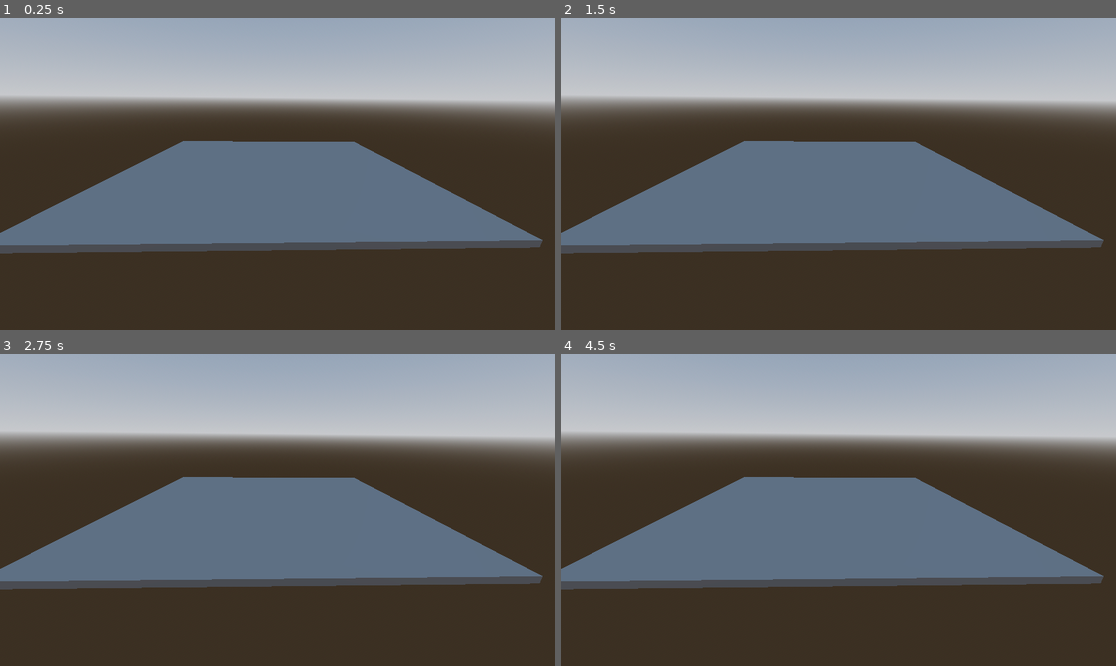
Above: before the commit, frames 1-4 (two rows, left to right).
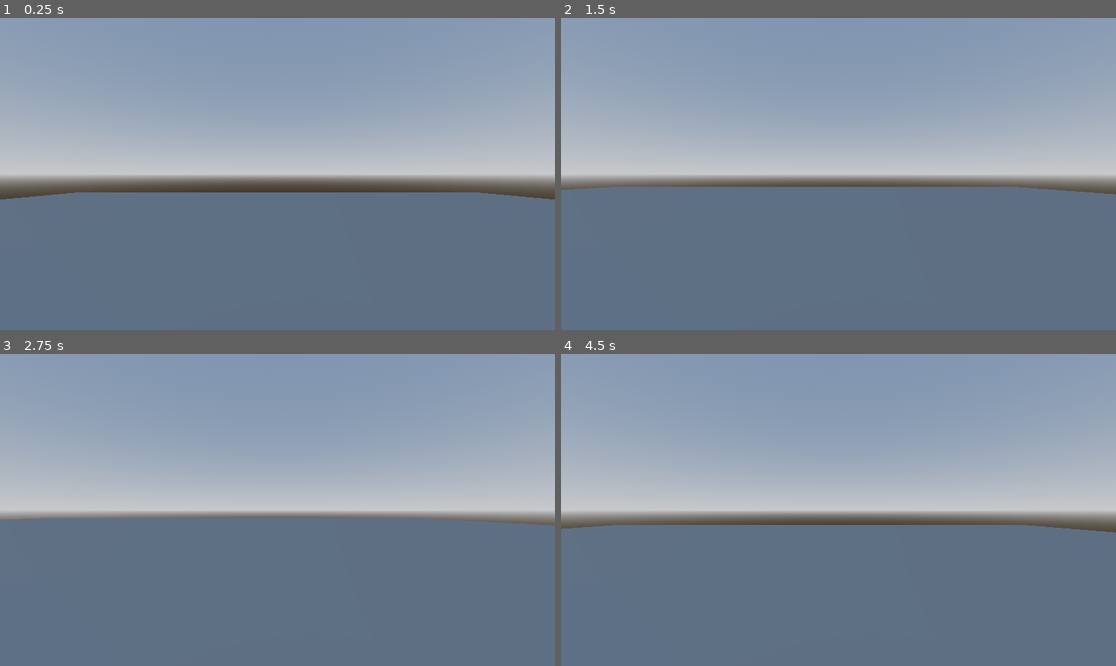
Above: after the commit, the same moments.

Repository: tiagoskaterock/robo-rampage-3d
Game: Godot game, scene res://Levels/Sandbox.tscn
Same seed, same stepped clock (60 frames per second), same inputs: the game is played once before the commit and once after it.
Inputs:
- Up to frame 1 (0.25 s): no input
- Up to frame 2 (1.5 s): hold D (right, bound only after the commit) 0.53-1.28 s; tap Keypad 2 (jump, bound only after the commit) at 0.6, 0.77, 1.07, 1.35 s; tap Enter at 1.25 s; hold S (down, bound only after the commit) from 1.28 s (still down)
- Up to frame 3 (2.75 s): tap Keypad 2 (jump, bound only after the commit) at 1.52, 1.82, 2.1 s; release S (down, bound only after the commit) at 2.03 s; hold D (right, bound only after the commit) from 2.03 s (still down)
- Up to frame 4 (4.5 s): release D (right, bound only after the commit) at 2.78 s; hold W (up, bound only after the commit) 2.78-3.53 s; tap Keypad 2 (jump, bound only after the commit) at 2.85, 3.02, 3.32, 3.6, 3.77, 4.07, 4.35 s; hold A (left, bound only after the commit) from 3.53 s (still down)

The runs differ from the first frame. In frame 1, 83% of the frame differs, in the area x 0-100%, y 0-100%; in frame 2, 82%; in frame 3, 81%; in frame 4, 83%.

Commit message:
68. First Person Movement

Diff:
--- a/Levels/Sandbox.tscn
+++ b/Levels/Sandbox.tscn
@@ -1,4 +1,6 @@
-[gd_scene load_steps=4 format=3 uid="uid://bqfuurbh1tu7v"]
+[gd_scene load_steps=5 format=3 uid="uid://bqfuurbh1tu7v"]
+
+[ext_resource type="PackedScene" uid="uid://db75qmu2iocgr" path="res://Player/player.tscn" id="1_t3iey"]
 
 [sub_resource type="ProceduralSkyMaterial" id="ProceduralSkyMaterial_segxe"]
 sky_horizon_color = Color(0.64625, 0.65575, 0.67075, 1)
@@ -25,6 +27,4 @@
 
 [node name="DirectionalLight3D" type="DirectionalLight3D" parent="."]
 
-[node name="Camera3D" type="Camera3D" parent="."]
-transform = Transform3D(0.0311625, -0.311041, 0.949885, 0.0101987, 0.950396, 0.310874, -0.999462, -1.00181e-12, 0.0327889, 54.6068, 15.5803, 0)
-fov = 67.54
+[node name="Player" parent="." instance=ExtResource("1_t3iey")]
--- /dev/null
+++ b/Player/player.gd
@@ -0,0 +1,31 @@
+extends CharacterBody3D
+
+
+const SPEED = 5.0
+const JUMP_VELOCITY = 4.5
+
+# Get the gravity from the project settings to be synced with RigidBody nodes.
+var gravity = ProjectSettings.get_setting("physics/3d/default_gravity")
+
+
+func _physics_process(delta):
+	# Add the gravity.
+	if not is_on_floor():
+		velocity.y -= gravity * delta
+
+	# Handle jump.
+	if Input.is_action_just_pressed("jump") and is_on_floor():
+		velocity.y = JUMP_VELOCITY
+
+	# Get the input direction and handle the movement/deceleration.
+	# As good practice, you should replace UI actions with custom gameplay actions.
+	var input_dir = Input.get_vector("left", "right", "up", "down")
+	var direction = (transform.basis * Vector3(input_dir.x, 0, input_dir.y)).normalized()
+	if direction:
+		velocity.x = direction.x * SPEED
+		velocity.z = direction.z * SPEED
+	else:
+		velocity.x = move_toward(velocity.x, 0, SPEED)
+		velocity.z = move_toward(velocity.z, 0, SPEED)
+
+	move_and_slide()
--- /dev/null
+++ b/Player/player.tscn
@@ -0,0 +1,20 @@
+[gd_scene load_steps=4 format=3 uid="uid://db75qmu2iocgr"]
+
+[ext_resource type="Script" path="res://Player/player.gd" id="1_xoseh"]
+
+[sub_resource type="CapsuleMesh" id="CapsuleMesh_grsft"]
+
+[sub_resource type="CapsuleShape3D" id="CapsuleShape3D_xio6d"]
+
+[node name="Player" type="CharacterBody3D"]
+transform = Transform3D(1, 0, 0, 0, 1, 0, 0, 0, 1, 0, 2.97745, 0)
+script = ExtResource("1_xoseh")
+
+[node name="MeshInstance3D" type="MeshInstance3D" parent="."]
+mesh = SubResource("CapsuleMesh_grsft")
+
+[node name="CollisionShape3D" type="CollisionShape3D" parent="."]
+shape = SubResource("CapsuleShape3D_xio6d")
+
+[node name="Camera3D" type="Camera3D" parent="."]
+transform = Transform3D(1, 0, 0, 0, 1, 0, 0, 0, 1, 0, 0.3, 0)
--- a/project.godot
+++ b/project.godot
@@ -10,6 +10,35 @@
 
 [application]
 
+config/name="robo-rampage"
 run/main_scene="res://Levels/Sandbox.tscn"
 config/features=PackedStringArray("4.2", "Forward Plus")
 config/icon="res://icon.svg"
+
+[input]
+
+left={
+"deadzone": 0.5,
+"events": [Object(InputEventKey,"resource_local_to_scene":false,"resource_name":"","device":-1,"window_id":0,"alt_pressed":false,"shift_pressed":false,"ctrl_pressed":false,"meta_pressed":false,"pressed":false,"keycode":0,"physical_keycode":65,"key_label":0,"unicode":97,"echo":false,"script":null)
+]
+}
+right={
+"deadzone": 0.5,
+"events": [Object(InputEventKey,"resource_local_to_scene":false,"resource_name":"","device":-1,"window_id":0,"alt_pressed":false,"shift_pressed":false,"ctrl_pressed":false,"meta_pressed":false,"pressed":false,"keycode":0,"physical_keycode":68,"key_label":0,"unicode":100,"echo":false,"script":null)
+]
+}
+up={
+"deadzone": 0.5,
+"events": [Object(InputEventKey,"resource_local_to_scene":false,"resource_name":"","device":-1,"window_id":0,"alt_pressed":false,"shift_pressed":false,"ctrl_pressed":false,"meta_pressed":false,"pressed":false,"keycode":0,"physical_keycode":87,"key_label":0,"unicode":119,"echo":false,"script":null)
+]
+}
+down={
+"deadzone": 0.5,
+"events": [Object(InputEventKey,"resource_local_to_scene":false,"resource_name":"","device":-1,"window_id":0,"alt_pressed":false,"shift_pressed":false,"ctrl_pressed":false,"meta_pressed":false,"pressed":false,"keycode":0,"physical_keycode":83,"key_label":0,"unicode":115,"echo":false,"script":null)
+]
+}
+jump={
+"deadzone": 0.5,
+"events": [Object(InputEventKey,"resource_local_to_scene":false,"resource_name":"","device":-1,"window_id":0,"alt_pressed":false,"shift_pressed":false,"ctrl_pressed":false,"meta_pressed":false,"pressed":false,"keycode":0,"physical_keycode":4194440,"key_label":0,"unicode":50,"echo":false,"script":null)
+]
+}
